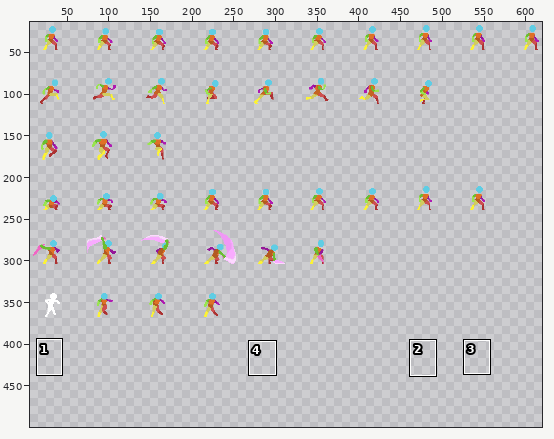
Sprite sheet: godot/godot_4/2023/13/assets/base_template/template_character.png. Above: a wide view before the commit, with the close-up outlined.
Close-up. Before the edit:
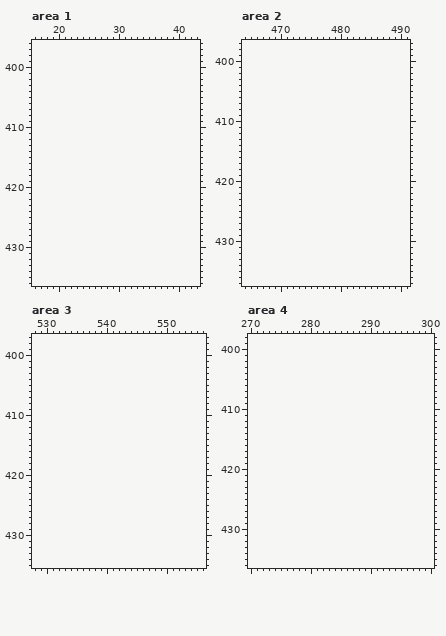
The file is 640x384 pixels. Shown: area 1: x 16..43, y 396..436; area 2: x 464..491, y 397..437; area 3: x 528..556, y 397..435; area 4: x 270..300, y 398..436. The old version is drawn lined up with the new one, on the new canvas. The wide view leaves out empty margins. The commit also changed other parts of the picture, which this record leaves out.
After:
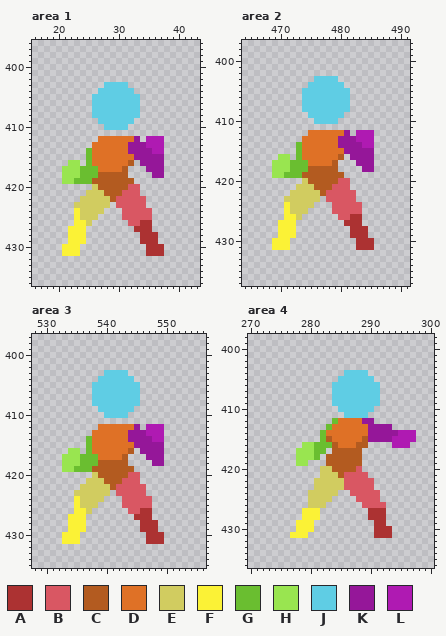
Palette (. is transparent): A #ac3232  B #d95763  C #b35b20  D #df7126  E #d1cc60  F #fbf236  G #6abe30  H #99e550  J #5fcde4  K #951799  L #af1ab2
The edit:
canvas 640x384 -> 640x512
Area 1:
y 403: x 28..31 .... -> JJJJ
y 404: x 27..32 ...... -> JJJJJJ
y 405..408: x 26..33 ........ -> JJJJJJJJ
y 409: x 27..32 ...... -> JJJJJJ
y 410: x 28..31 .... -> JJJJ
y 412: x 27..33 ....... -> DDDDDDK; x 35..37 ... -> LLL
y 413: x 26..37 ............ -> DDDDDDKKKLLL
y 414: x 25..37 ............. -> GDDDDDDKKKKLL
y 415: x 25..37 ............. -> GDDDDDDDKKKKK
y 416: x 22..23 .. -> HH; x 25..32 ........ -> GDDDDDDC; x 34..37 .... -> KKKK
y 417: x 21..31 ........... -> HHHGGGDDDDC; x 35..37 ... -> KKK
y 418: x 21..31 ........... -> HHHGGGCCCCC; x 36..37 .. -> KK
y 419: x 21..32 ............ -> HHGGGCCCCCCC
y 420: x 26..33 ........ -> ECCCCCBB
y 421: x 25..33 ......... -> EEECCCBBB
y 422: x 24..34 ........... -> EEEEECBBBBB
y 423: x 23..28 ...... -> EEEEEE; x 30..34 ..... -> BBBBB
y 424: x 23..27 ..... -> FEEEE; x 31..35 ..... -> BBBBB
y 425: x 23..26 .... -> FEEE; x 31..35 ..... -> BBBBB
y 426: x 23..25 ... -> FFE; x 32..35 .... -> BBAA
y 427: x 22..24 ... -> FFF; x 33..35 ... -> AAA
y 428..429: x 22..24 ... -> FFF; x 34..36 ... -> AAA
y 430..431: x 21..23 ... -> FFF; x 35..37 ... -> AAA
Area 2:
y 403: x 476..479 .... -> JJJJ
y 404: x 475..480 ...... -> JJJJJJ
y 405..408: x 474..481 ........ -> JJJJJJJJ
y 409: x 475..480 ...... -> JJJJJJ
y 410: x 476..479 .... -> JJJJ
y 412: x 475..481 ....... -> DDDDDDK; x 483..485 ... -> LLL
y 413: x 474..485 ............ -> DDDDDDKKKLLL
y 414: x 473..485 ............. -> GDDDDDDKKKKLL
y 415: x 473..485 ............. -> GDDDDDDDKKKKK
y 416: x 470..471 .. -> HH; x 473..480 ........ -> GDDDDDDC; x 482..485 .... -> KKKK
y 417: x 469..479 ........... -> HHHGGGDDDDC; x 483..485 ... -> KKK
y 418: x 469..479 ........... -> HHHGGGCCCCC; x 484..485 .. -> KK
y 419: x 469..480 ............ -> HHGGGCCCCCCC
y 420: x 474..481 ........ -> ECCCCCBB
y 421: x 473..481 ......... -> EEECCCBBB
y 422: x 472..482 ........... -> EEEEECBBBBB
y 423: x 471..476 ...... -> EEEEEE; x 478..482 ..... -> BBBBB
y 424: x 471..475 ..... -> FEEEE; x 479..483 ..... -> BBBBB
y 425: x 471..474 .... -> FEEE; x 479..483 ..... -> BBBBB
y 426: x 471..473 ... -> FFE; x 480..483 .... -> BBAA
y 427: x 470..472 ... -> FFF; x 481..483 ... -> AAA
y 428..429: x 470..472 ... -> FFF; x 482..484 ... -> AAA
y 430..431: x 469..471 ... -> FFF; x 483..485 ... -> AAA
Area 3:
y 403: x 540..543 .... -> JJJJ
y 404: x 539..544 ...... -> JJJJJJ
y 405..408: x 538..545 ........ -> JJJJJJJJ
y 409: x 539..544 ...... -> JJJJJJ
y 410: x 540..543 .... -> JJJJ
y 412: x 539..545 ....... -> DDDDDDK; x 547..549 ... -> LLL
y 413: x 538..549 ............ -> DDDDDDKKKLLL
y 414: x 537..549 ............. -> GDDDDDDKKKKLL
y 415: x 537..549 ............. -> GDDDDDDDKKKKK
y 416: x 534..535 .. -> HH; x 537..544 ........ -> GDDDDDDC; x 546..549 .... -> KKKK
y 417: x 533..543 ........... -> HHHGGGDDDDC; x 547..549 ... -> KKK
y 418: x 533..543 ........... -> HHHGGGCCCCC; x 548..549 .. -> KK
y 419: x 533..544 ............ -> HHGGGCCCCCCC
y 420: x 538..545 ........ -> ECCCCCBB
y 421: x 537..545 ......... -> EEECCCBBB
y 422: x 536..546 ........... -> EEEEECBBBBB
y 423: x 535..540 ...... -> EEEEEE; x 542..546 ..... -> BBBBB
y 424: x 535..539 ..... -> FEEEE; x 543..547 ..... -> BBBBB
y 425: x 535..538 .... -> FEEE; x 543..547 ..... -> BBBBB
y 426: x 535..537 ... -> FFE; x 544..547 .... -> BBAA
y 427: x 534..536 ... -> FFF; x 545..547 ... -> AAA
y 428..429: x 534..536 ... -> FFF; x 546..548 ... -> AAA
y 430..431: x 533..535 ... -> FFF; x 547..549 ... -> AAA
Area 4:
y 404: x 286..289 .... -> JJJJ
y 405: x 285..290 ...... -> JJJJJJ
y 406..409: x 284..291 ........ -> JJJJJJJJ
y 410: x 285..290 ...... -> JJJJJJ
y 411: x 286..289 .... -> JJJJ
y 412: x 284..290 ....... -> GDDDDKK
y 413: x 283..293 ........... -> GDDDDDDKKKK
y 414: x 282..297 ................ -> GDDDDDDDKKKKKLLL
y 415: x 282..297 ................ -> GCDDDDDCKKKKLLLL
y 416: x 279..289 ........... -> HHGGGCDDDCC; x 294..296 ... -> LLL
y 417: x 278..282 ..... -> HHHGG; x 284..288 ..... -> CCCCC
y 418: x 278..281 .... -> HHHG; x 283..288 ...... -> CCCCCC
y 419: x 278..279 .. -> HH; x 283..288 ...... -> CCCCCC
y 420: x 282..288 ....... -> EECCCCB
y 421: x 282..289 ........ -> EEECBBBB
y 422..423: x 281..290 .......... -> EEEEEBBBBB
y 424: x 280..284 ..... -> EEEEE; x 287..291 ..... -> BBBBB
y 425: x 280..283 .... -> EEEE; x 288..291 .... -> BBBB
y 426: x 280..282 ... -> EEE; x 289..292 .... -> BBBB
y 427..428: x 279..281 ... -> FFF; x 290..292 ... -> AAA
y 429: x 278..280 ... -> FFF; x 291..292 .. -> AA
y 430: x 278..280 ... -> FFF; x 291..293 ... -> AAA
y 431: x 277..279 ... -> FFF; x 291..293 ... -> AAA
Boxes around the changes in both close-ups, in picture pixels (x1, y1, x2, y2):
added: (62, 82, 164, 256)
added: (272, 76, 374, 250)
added: (62, 370, 164, 544)
added: (290, 370, 416, 538)
